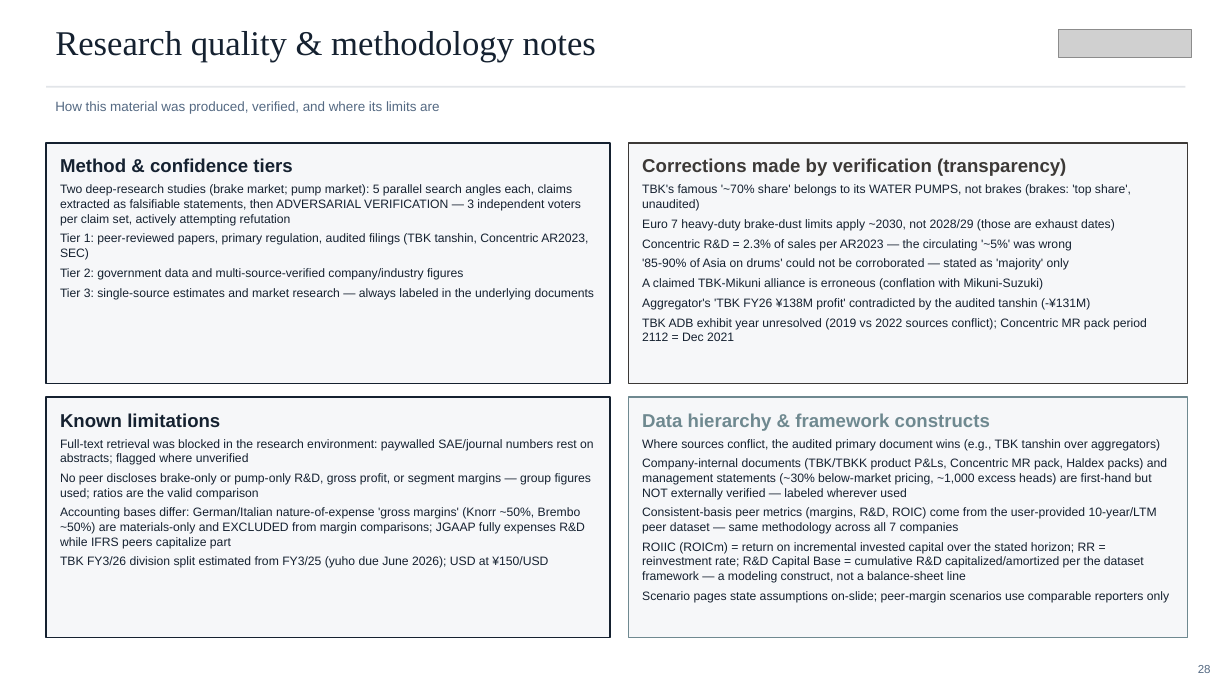
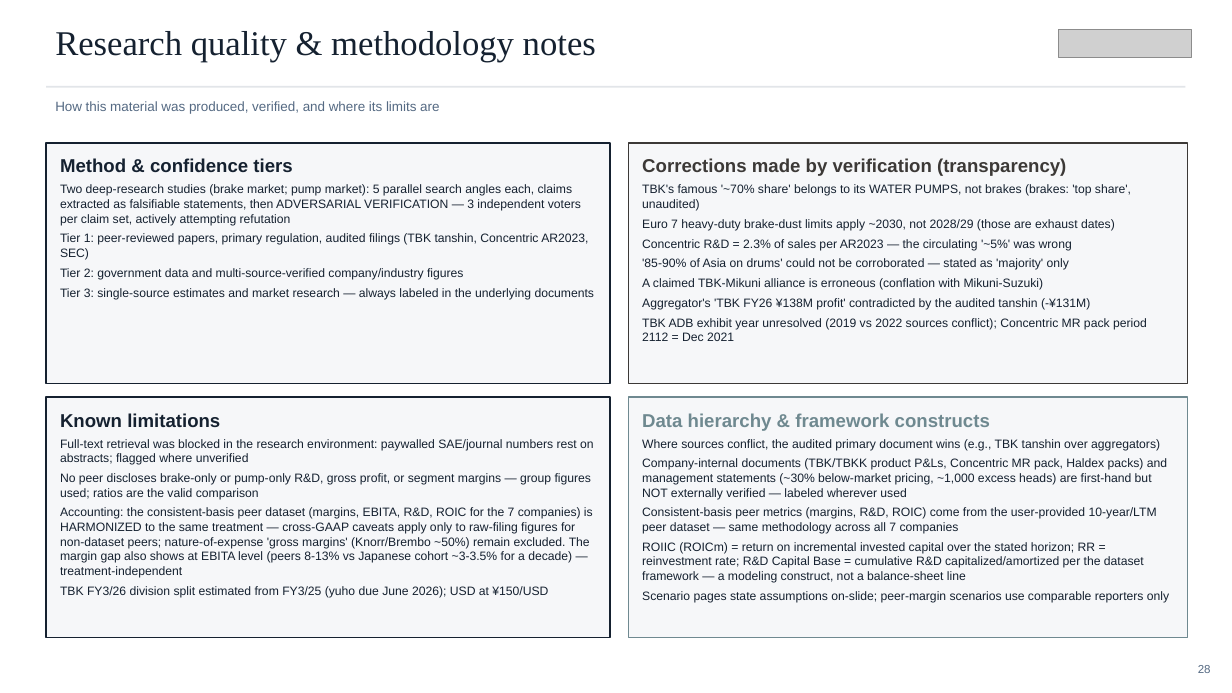
Before and after one commit to charette-lab/Claude, a slide deck: slide 28 of TBK_rd_gap_slides.pptx. Drawn at 1232x693 pixels with LibreOffice and Linux fonts; fonts in the diff are those of the drawing; grey boxes stand for pictures. Boxes give left, top, right and bottom in pixels: in the first picture for what was removed or moved away, otherwise in the second. Text is boxed around its words. In the diff, an @@ line names an element or a change of style, - is before the commit and + after.

```diff
--- a/TBK_rd_gap_slides.pptx
+++ b/TBK_rd_gap_slides.pptx
@@ text in rectangle at bbox=[60, 507, 593, 578]: text changed @@
-Accounting bases differ: German/Italian nature-of-expense 'gross margins' (Knorr ~50%, Brembo ~50%) are materials-only and EXCLUDED from margin comparisons; JGAAP fully expenses R&D while IFRS peers capitalize part
+Accounting: the consistent-basis peer dataset (margins, EBITA, R&D, ROIC for the 7 companies) is HARMONIZED to the same treatment — cross-GAAP caveats apply only to raw-filing figures for non-dataset peers; nature-of-expense 'gross margins' (Knorr/Brembo ~50%) remain excluded. The margin gap also shows at EBITA level (peers 8-13% vs Japanese cohort ~3-3.5% for a decade) — treatment-independent
```
Also in this commit, not shown: 6 other slides changed, 3 other files.
